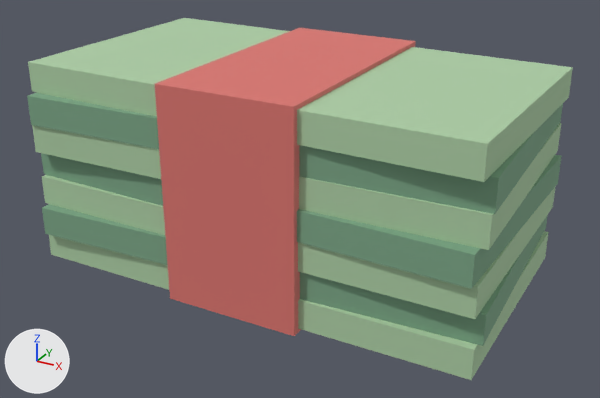
The glTF model godot/art/models/cash.glb as it was, and as the next commit left it.
Both versions are drawn from a 50 mm lens placed at (35.4, -63.9, 38.2), pointed at (1.2, -1.6, 7.0). Arrows for +X, +Y and +Z are at lower left; the lights stay in place. The older version comes first. Where no turn or scale is listed for an object, it has been applied to the vertices.

The first picture shows 'band', 'note_0', 'note_1', 'note_2', 'note_3', 'note_4', 'note_5', 'note_6'.
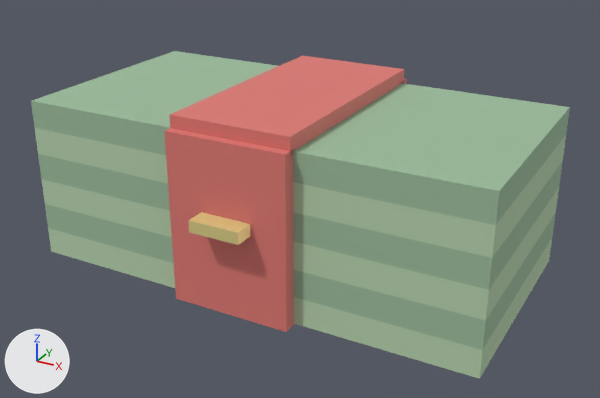
What differs and where, as boxes [x1, y1, x2, y2] in the pictures (600 x 398 px):
'note_6', recoloured, reshaped, moved, rescaled, turned: before [28, 18, 573, 182]; after [165, 128, 294, 332]
'band', recoloured, reshaped, moved, rescaled (10% narrower, 67% shorter): before [155, 28, 416, 336]; after [170, 55, 404, 155]
'note_5', recoloured, moved, rescaled, turned: before [27, 93, 563, 214]; after [31, 51, 570, 225]
'note_4', moved, rescaled, turned: before [32, 123, 561, 250]; after [35, 128, 566, 258]
'note_3', recoloured, moved, rescaled, turned: before [41, 153, 562, 289]; after [38, 154, 563, 290]
'note_2', moved, rescaled, turned: before [42, 175, 556, 319]; after [41, 179, 559, 320]
'note_0', moved, rescaled: before [49, 231, 549, 380]; after [48, 228, 552, 379]
'note_1', recoloured, moved, rescaled, turned (lighter): before [42, 204, 548, 346]; after [45, 204, 556, 350]
'seal', added (yellow): after [188, 212, 251, 245]

Diff of the bpy script that builds the scene:
```diff
--- a/godot/art/models/cash.glb.py
+++ b/godot/art/models/cash.glb.py
@@ me_cube_001 @@
 me_cube_001.from_pydata(...)  # 8 vertices, 12 faces; spans x -0.5..0.5, y -0.5..0.5, z -0.5..0.5
-me_cube_001.materials.append(mat_ink)  # greyish green #7ca686
+me_cube_001.materials.append(mat_notedeep)  # greyish green #9bbc9b
@@ me_cube_003 @@
 me_cube_003.from_pydata(...)  # 8 vertices, 12 faces; spans x -0.5..0.5, y -0.5..0.5, z -0.5..0.5
-me_cube_003.materials.append(mat_ink)  # greyish green #7ca686
+me_cube_003.materials.append(mat_notedeep)  # greyish green #9bbc9b
@@ me_cube_005 @@
 me_cube_005.from_pydata(...)  # 8 vertices, 12 faces; spans x -0.5..0.5, y -0.5..0.5, z -0.5..0.5
-me_cube_005.materials.append(mat_ink)  # greyish green #7ca686
+me_cube_005.materials.append(mat_notedeep)  # greyish green #9bbc9b
@@ me_cube_006 @@
 me_cube_006.from_pydata(...)  # 8 vertices, 12 faces; spans x -0.5..0.5, y -0.5..0.5, z -0.5..0.5
-me_cube_006.materials.append(mat_note)  # green #adcea6
+me_cube_006.materials.append(mat_band)  # pink #df7973
@@ ob_note_0 @@
 ob_note_0 = bpy.data.objects.new('note_0', me_cube)
-ob_note_0.location = (0.0, 0.0, 1.38)
-ob_note_0.scale = (43.0, 23.0, 2.75)
+ob_note_0.location = (0.0, 0.0, 1.3)
+ob_note_0.scale = (44.0, 22.0, 2.6)
@@ ob_note_1 @@
 ob_note_1 = bpy.data.objects.new('note_1', me_cube_001)
-ob_note_1.location = (0.0, 0.0, 4.12)
-ob_note_1.rotation_euler = (0.0, 0.0, 0.0381)  # degrees (0, 0, 2.2)
-ob_note_1.scale = (43.0, 23.0, 2.75)
+ob_note_1.location = (0.0, 0.0, 3.9)
+ob_note_1.scale = (44.0, 22.0, 2.6)
@@ ob_note_2 @@
 ob_note_2 = bpy.data.objects.new('note_2', me_cube_002)
-ob_note_2.location = (0.0, 0.0, 6.88)
-ob_note_2.rotation_euler = (0.0, 0.0, -0.00981)  # degrees (0, 0, -0.6)
-ob_note_2.scale = (43.0, 23.0, 2.75)
+ob_note_2.location = (0.0, 0.0, 6.5)
+ob_note_2.scale = (44.0, 22.0, 2.6)
@@ ob_note_3 @@
 ob_note_3 = bpy.data.objects.new('note_3', me_cube_003)
-ob_note_3.location = (0.0, 0.0, 9.62)
-ob_note_3.rotation_euler = (0.0, 0.0, -0.0355)  # degrees (0, 0, -2)
-ob_note_3.scale = (43.0, 23.0, 2.75)
+ob_note_3.location = (0.0, 0.0, 9.1)
+ob_note_3.scale = (44.0, 22.0, 2.6)
@@ ob_note_4 @@
 ob_note_4 = bpy.data.objects.new('note_4', me_cube_004)
-ob_note_4.location = (0.0, 0.0, 12.38)
-ob_note_4.rotation_euler = (0.0, 0.0, 0.019)  # degrees (0, 0, 1.1)
-ob_note_4.scale = (43.0, 23.0, 2.75)
+ob_note_4.location = (0.0, 0.0, 11.7)
+ob_note_4.scale = (44.0, 22.0, 2.6)
@@ ob_note_5 @@
 ob_note_5 = bpy.data.objects.new('note_5', me_cube_005)
-ob_note_5.location = (0.0, 0.0, 15.12)
-ob_note_5.rotation_euler = (0.0, 0.0, 0.0307)  # degrees (0, 0, 1.8)
-ob_note_5.scale = (43.0, 23.0, 2.75)
+ob_note_5.location = (0.0, 0.0, 14.3)
+ob_note_5.scale = (44.0, 22.0, 2.6)
@@ ob_note_6 @@
-ob_note_6 = bpy.data.objects.new('note_6', me_cube_006)
-ob_note_6.location = (0.0, 0.0, 17.88)
-ob_note_6.rotation_euler = (0.0, 0.0, -0.0269)  # degrees (0, 0, -1.5)
-ob_note_6.scale = (43.0, 23.0, 2.75)
+ob_note_6 = bpy.data.objects.new('note_6', me_cube_007)
+ob_note_6.location = (0.0, -11.47, 7.8)
+ob_note_6.scale = (11.4, 1.56, 15.9)
@@ ob_band @@
-ob_band = bpy.data.objects.new('band', me_cube_007)
-ob_band.location = (0.0, 0.0, 9.62)
-ob_band.scale = (12.9, 24.4, 20.0)
+ob_band = bpy.data.objects.new('band', me_cube_006)
+ob_band.location = (0.0, 0.0, 16.15)
+ob_band.scale = (11.4, 22.9, 1.56)
@@ ob_seal @@
+ob_seal = bpy.data.objects.new('seal', me_cube_009)  # a box spanning x -2.4..2.4, y -2.4..2.4, z -0.55..0.55; in mat_seal (yellow #efdf95)
+ob_seal.location = (0.0, -11.7, 8.58)
```
